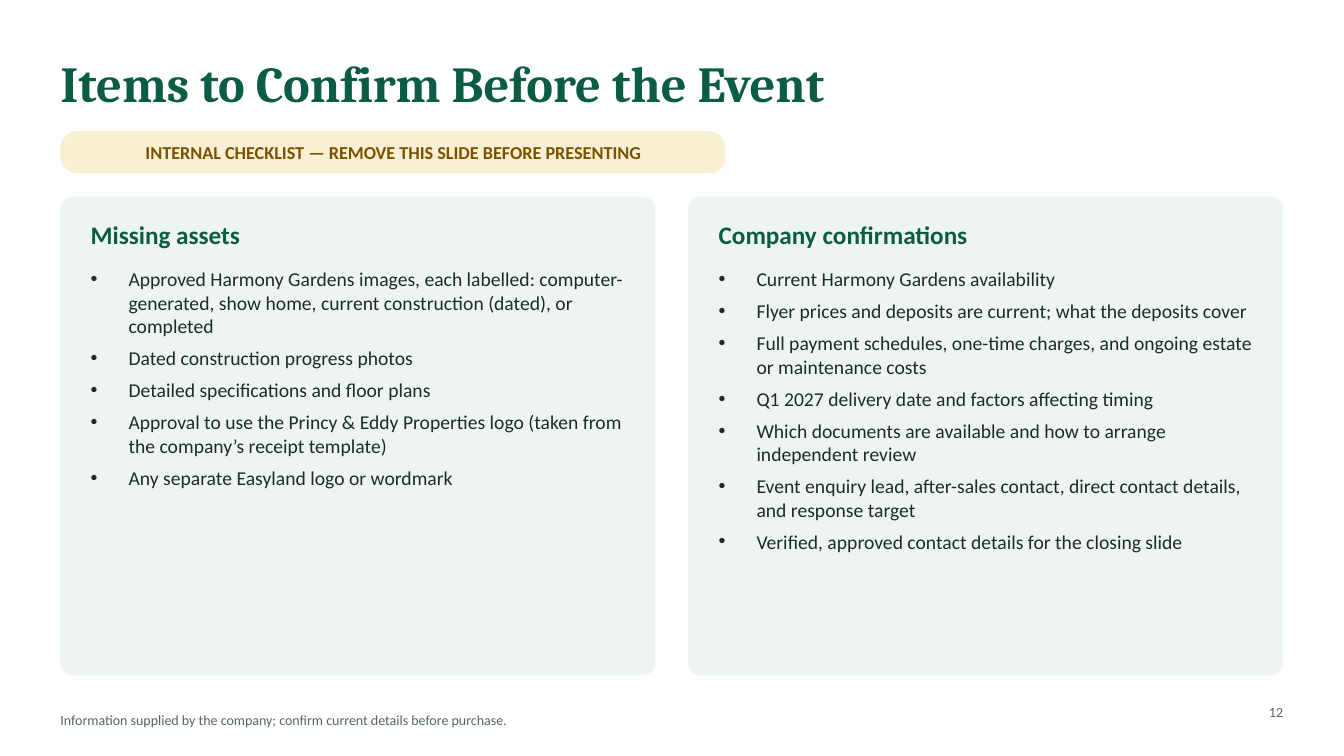
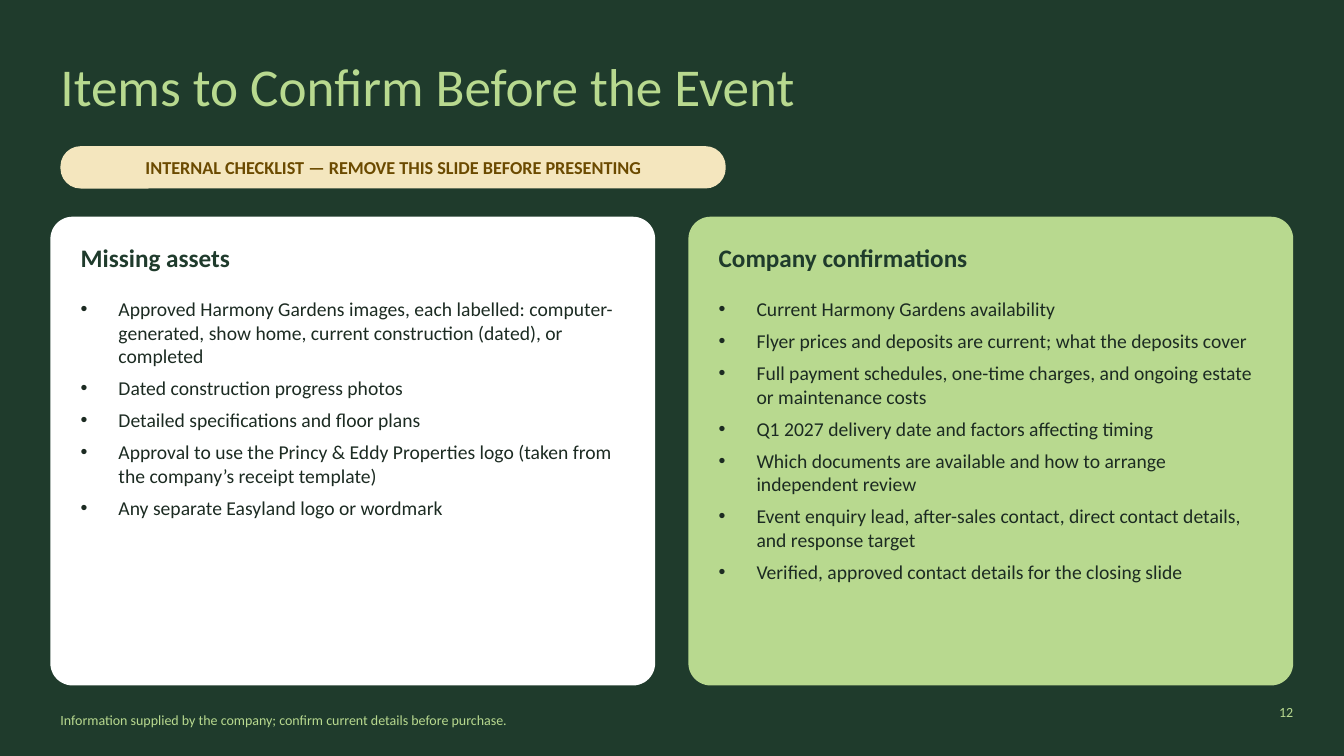
Before and after one commit to D-Oracle1/Easyland, a slide deck: slide 12 of docs/presentations/easyland-harmony-gardens-event.pptx. Drawn at 1344x756 pixels with LibreOffice and Linux fonts; fonts in the diff are those of the drawing. Boxes give left, top, right and bottom in pixels: in the first picture for what was removed or moved away, otherwise in the second. Text is boxed around its words. In the diff, an @@ line names an element or a change of style, - is before the commit and + after.

```diff
--- a/docs/presentations/easyland-harmony-gardens-event.pptx
+++ b/docs/presentations/easyland-harmony-gardens-event.pptx
@@ background #FFFFFF to #1F3B2C @@
@@ text "Items to Confirm Before the ..." at bbox=[60, 69, 794, 107]: size 36 to 38 pt, font Cambria to Calibri, text colour #0B5C46 to #B8D98F, bold off; line spacing 1 to 0.95 @@
@@ rounded rectangle "INTERNAL CHECKLIST — REMOVE THIS ...": place and size @@
-rounded rectangle "INTERNAL CHECKLIST — REMOVE THIS ..." at bbox=[60, 131, 726, 173]
+rounded rectangle "INTERNAL CHECKLIST — REMOVE THIS ..." at bbox=[60, 146, 726, 189]
@@ rounded rectangle "INTERNAL CHECKLIST — REMOVE THIS ..." at bbox=[60, 146, 726, 189]: text colour #7A5300 to #6B4A00; fill #FBEFD3 to #F4E6BE; proportions changed @@
@@ rounded rectangle: place and size @@
-rounded rectangle at bbox=[60, 197, 655, 676]
+rounded rectangle at bbox=[50, 217, 655, 686]
@@ rounded rectangle at bbox=[50, 217, 655, 686]: fill #EEF5F1 to #FFFFFF; proportions changed @@
@@ rounded rectangle: place and size @@
-rounded rectangle at bbox=[689, 197, 1284, 676]
+rounded rectangle at bbox=[689, 217, 1294, 686]
@@ rounded rectangle at bbox=[689, 217, 1294, 686]: fill #EEF5F1 to #B8D98F; proportions changed @@
@@ text "Missing assets": place and size @@
-text "Missing assets" at bbox=[91, 226, 240, 249]
+text "Missing assets" at bbox=[81, 249, 230, 272]
@@ text "Missing assets" at bbox=[81, 249, 230, 272]: text colour #0B5C46 to #1F3B2C; vertical alignment middle to top @@
@@ text "Company confirmations" at bbox=[719, 249, 968, 271]: text colour #0B5C46 to #1F3B2C; vertical alignment middle to top @@
@@ text "Company confirmations": place and size @@
-text "Company confirmations" at bbox=[719, 226, 968, 248]
+text "Company confirmations" at bbox=[719, 249, 968, 271]
@@ text "Approved Harmony Gardens images, each ...": place and size @@
-text "Approved Harmony Gardens images, each ..." at bbox=[129, 272, 622, 489]
+text "Approved Harmony Gardens images, each ..." at bbox=[118, 302, 612, 519]
@@ text "Approved Harmony Gardens images, each ..." at bbox=[118, 302, 612, 519]: text colour #1E2B26 to #1C2B22 @@
@@ text "Current Harmony Gardens availability" at bbox=[757, 302, 1252, 583]: text colour #1E2B26 to #1C2B22 @@
@@ text "Current Harmony Gardens availability": place and size @@
-text "Current Harmony Gardens availability" at bbox=[757, 272, 1252, 553]
+text "Current Harmony Gardens availability" at bbox=[757, 302, 1252, 583]
@@ text "Information supplied by the company; ..." at bbox=[60, 715, 507, 727]: text colour #56665F to #B8D98F @@
@@ page number: place and size @@
-page number at bbox=[1269, 708, 1283, 717]
+page number at bbox=[1279, 708, 1293, 717]
@@ page number at bbox=[1279, 708, 1293, 717]: text colour #56665F to #B8D98F @@
```
Also in this commit, not shown: 11 other slides changed.
